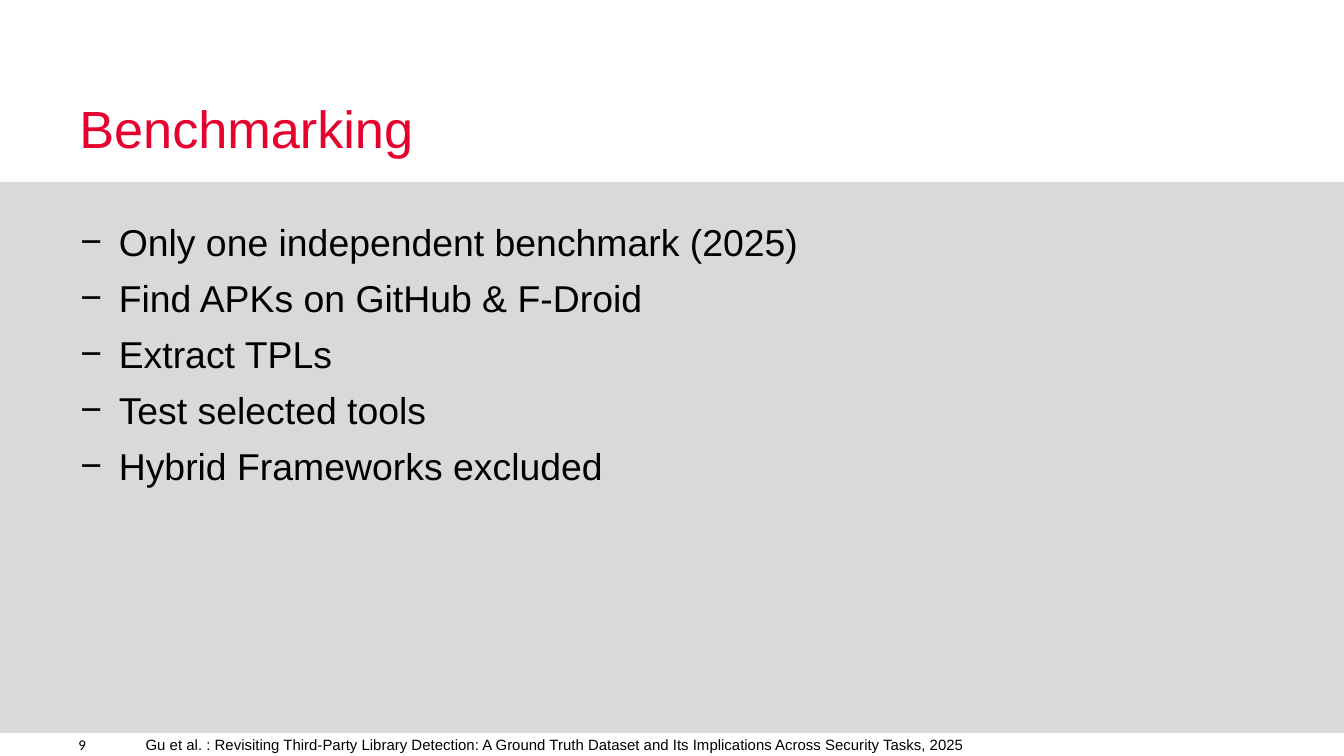
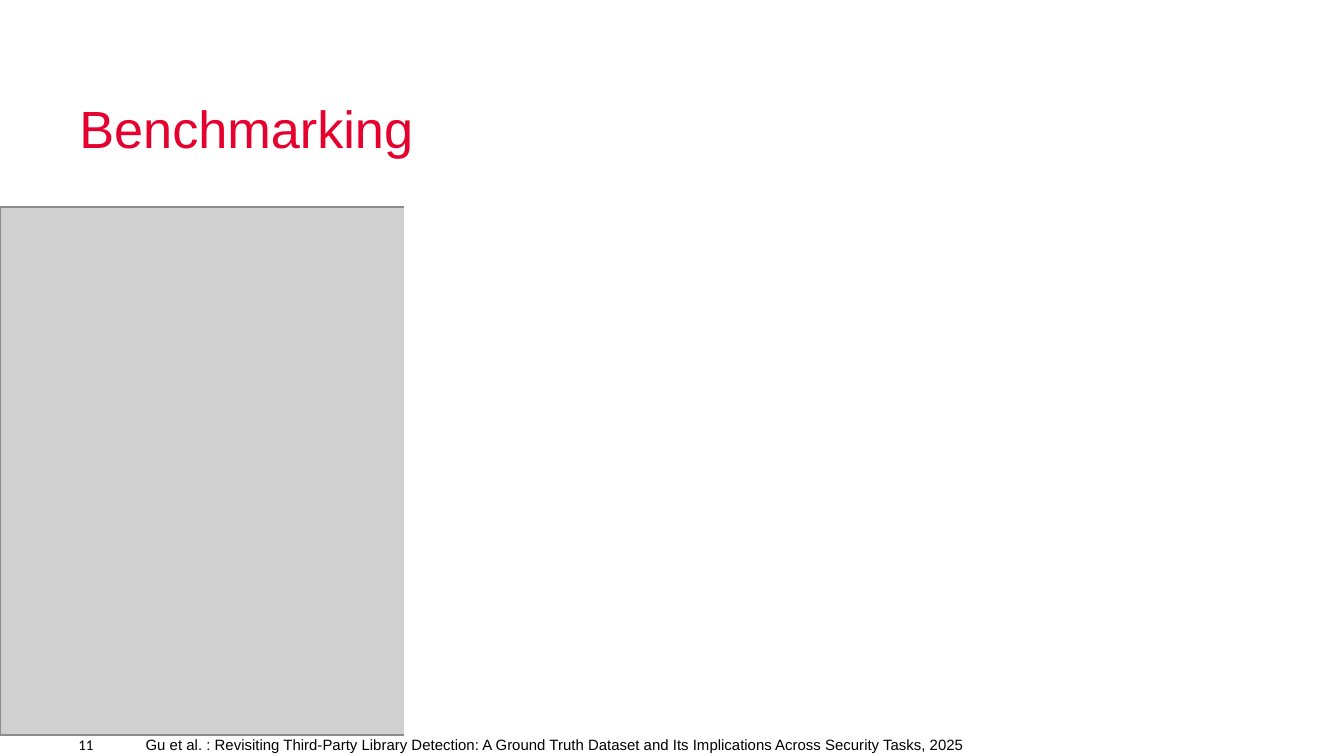
Before and after one commit to X-TPL/X-TPL, a slide deck: slide 11 of Presentations/26_05_26_Seminar.pptx (slide 9 before the commit). Drawn at 1344x756 pixels with LibreOffice and Linux fonts; fonts in the diff are those of the drawing; grey boxes stand for pictures; background and template pictures are left out. Boxes give left, top, right and bottom in pixels: in the first picture for what was removed or moved away, otherwise in the second. Text is boxed around its words. In the diff, an @@ line names an element or a change of style, - is before the commit and + after.

```diff
--- a/Presentations/26_05_26_Seminar.pptx
+++ b/Presentations/26_05_26_Seminar.pptx
@@ rectangle removed at [0, 181, 1344, 732] @@
@@ picture added at [0, 207, 1344, 735] @@
@@ rectangle added at [406, 207, 1122, 735], fill #FFFFFF, outline #FFFFFF 1 pt @@
@@ rectangle added at [1121, 194, 1344, 503], fill #FFFFFF, outline #FFFFFF 1 pt @@
@@ text removed at [119, 229, 798, 488] @@
-− Only one independent benchmark (2025)
-− Find APKs on GitHub & F-Droid
-− Extract TPLs
-− Test selected tools
-− Hybrid Frameworks excluded
@@ rectangle removed at [0, 284, 1344, 734] @@
@@ rectangle added at [1121, 503, 1344, 735], fill #FFFFFF, outline #FFFFFF 1 pt @@
@@ page number at [78, 740, 93, 750]: text changed @@
-9
+11
```
Also in this commit, not shown: 9 other slides changed, 9 slides added, 3 slides removed.
